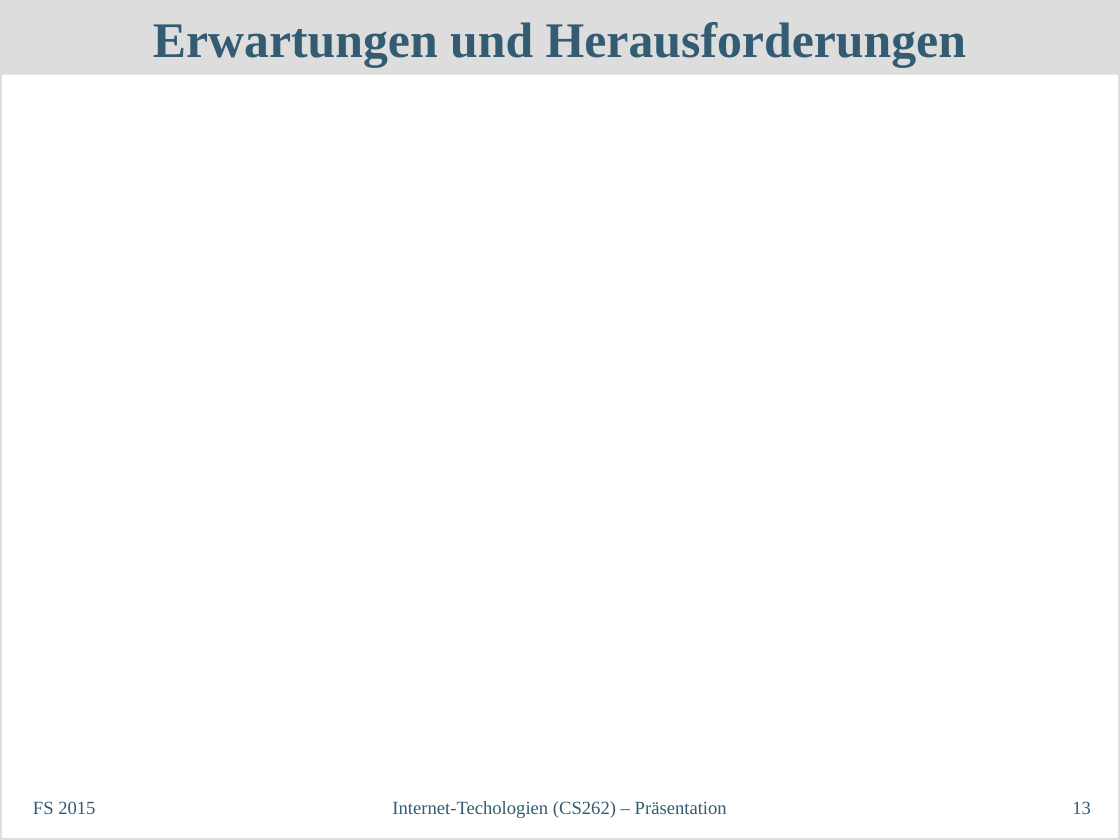
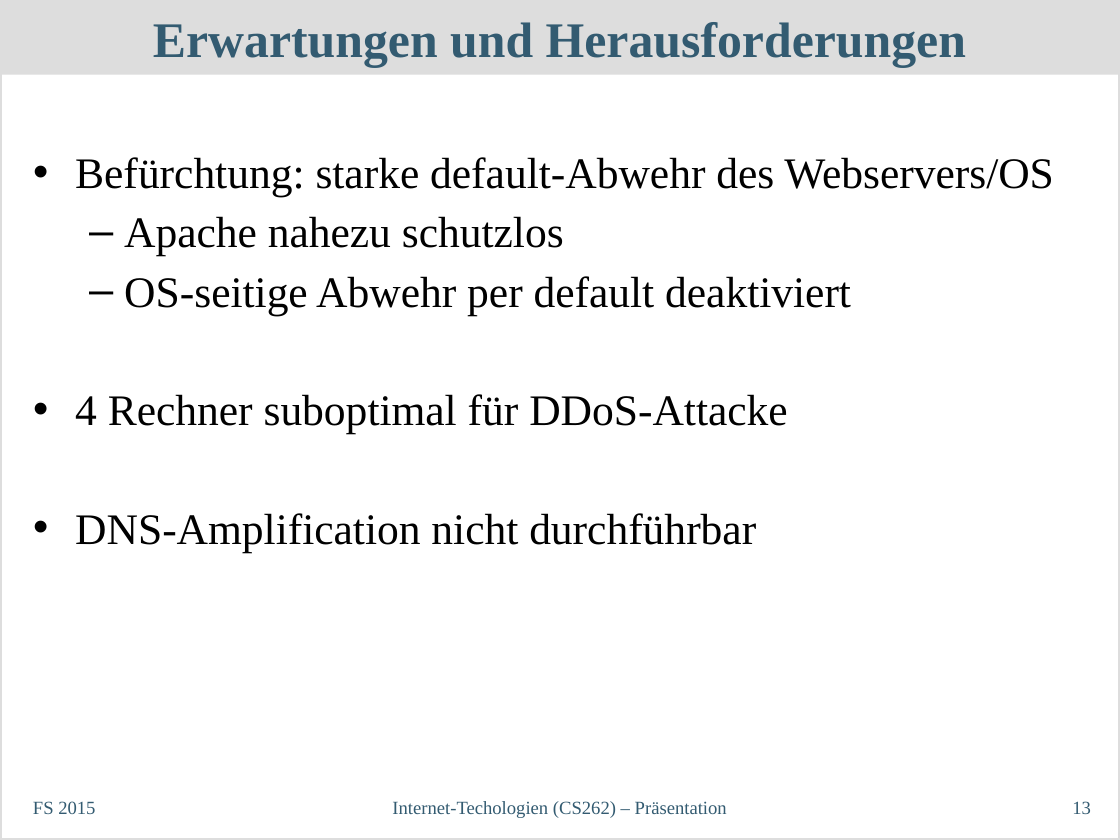
Before and after one commit to philipp-oldenburg/dos, a slide deck: slide 13 of Abschlusspräsentation/InetTech-Präsentation.odp. Drawn at 1120x840 pixels with LibreOffice and Linux fonts; fonts in the diff are those of the drawing. Boxes give left, top, right and bottom in pixels: in the first picture for what was removed or moved away, otherwise in the second. Text is boxed around its words. In the diff, an @@ line names an element or a change of style, - is before the commit and + after.

```diff
--- a/Abschlusspräsentation/InetTech-Präsentation.odp
+++ b/Abschlusspräsentation/InetTech-Präsentation.odp
@@ text added at bbox=[75, 157, 1053, 552], 28 pt, text #000000 @@
+• Befürchtung: starke default-Abwehr des Webservers/OS
+  – Apache nahezu schutzlos
+  – OS-seitige Abwehr per default deaktiviert
+• 4 Rechner suboptimal für DDoS-Attacke
+• DNS-Amplification nicht durchführbar
```
Also in this commit, not shown: 2 other slides changed.
